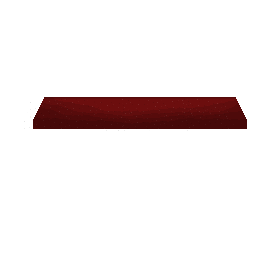
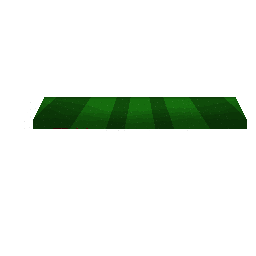
Comparing the layer stacks of the two 256 × 256 images. Changes:
added layer "Layer 5" (30%) above "Layer 4" over box(33, 97, 247, 129)
added layer "Layer 4" above "Floor" over box(33, 97, 247, 129)
